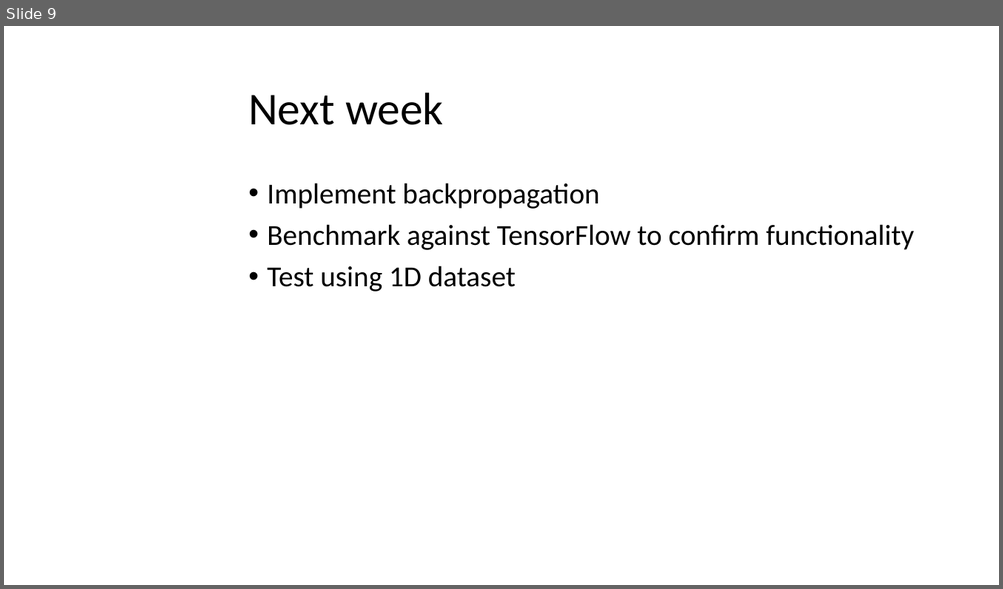
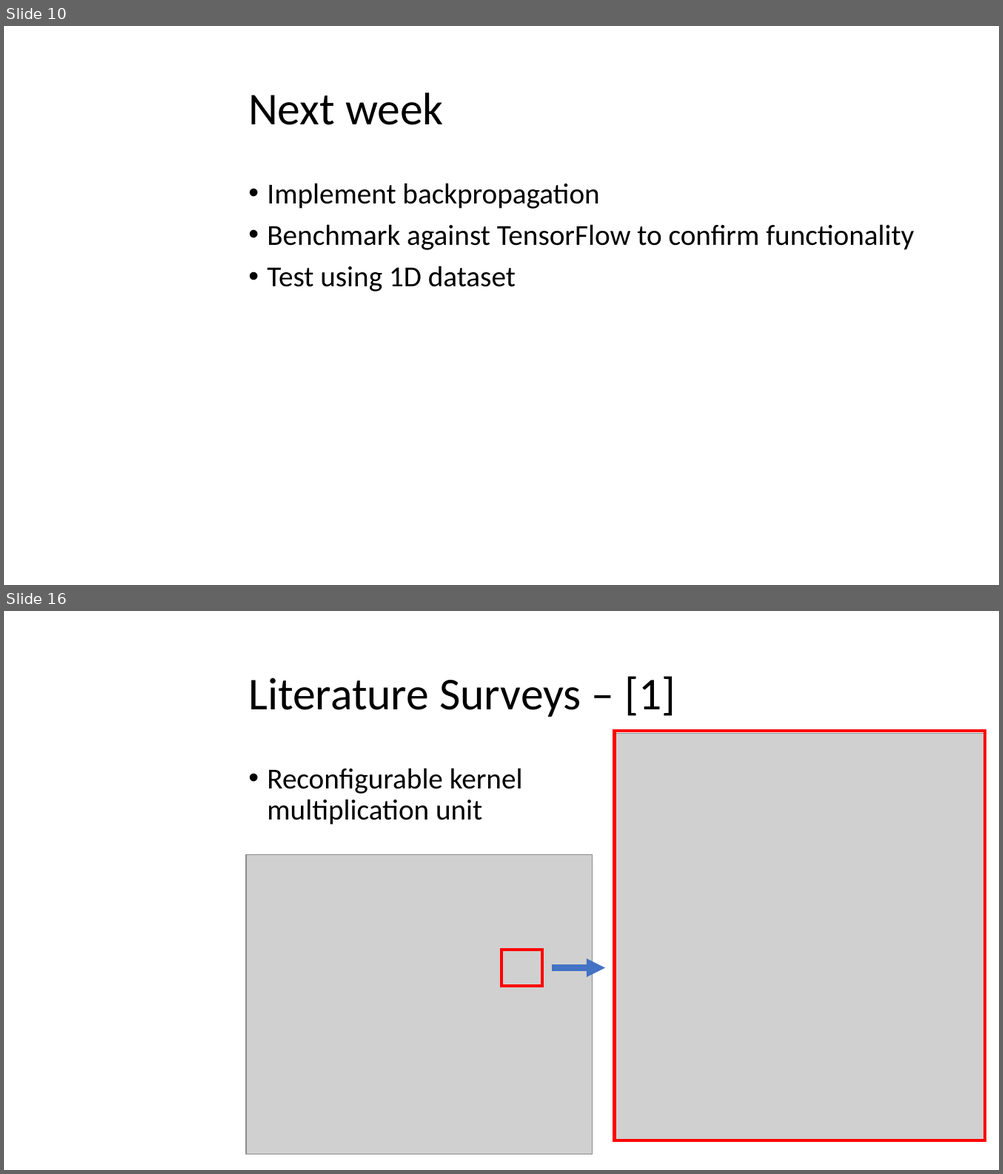
Before and after one commit to mayersjd/HardwareCNN, a slide deck: Presentations/ProjectPresentation_02-18.pptx. Shown one above the other, each under a label of ours: slide 9 before the commit, slides 10 and 16 after it; the slides between them are not shown. The pictures are 1003x589 and 1003x1174 pixels, drawn with LibreOffice and Linux fonts; fonts in the diff are those of the drawing; grey boxes stand for pictures; background and template pictures are left out. Boxes give left, top, right and bottom in pixels: in the first picture for what was removed or moved away, otherwise in the second. Text is boxed around its words. In the diff, an @@ line names an element or a change of style, - is before the commit and + after.

```diff
--- a/Presentations/ProjectPresentation_02-18.pptx
+++ b/Presentations/ProjectPresentation_02-18.pptx
@@ slide 16 added at (4,611,999,1170), background picture (left out) @@
@@ title added at (248,676,675,717), 44 pt, text #000000 @@
+Literature Surveys – [1]
@@ picture added at (614,734,985,1142) @@
@@ rectangle added at (614,731,985,1141), outline #FF0000 3 pt @@
@@ text added at (267,768,523,825), 28 pt, text #000000 @@
+• Reconfigurable kernel multiplication unit
@@ picture added at (246,855,592,1154) @@
@@ rectangle added at (502,951,543,986), outline #FF0000 3 pt @@
@@ arrow added from (552, 968) to (606, 968), #4472C4 6 pt @@
@@ what was slide 9 is now slide 10 @@
```
Also in this commit, not shown: 2 slides changed, 10 other slides added, 1 other file.
